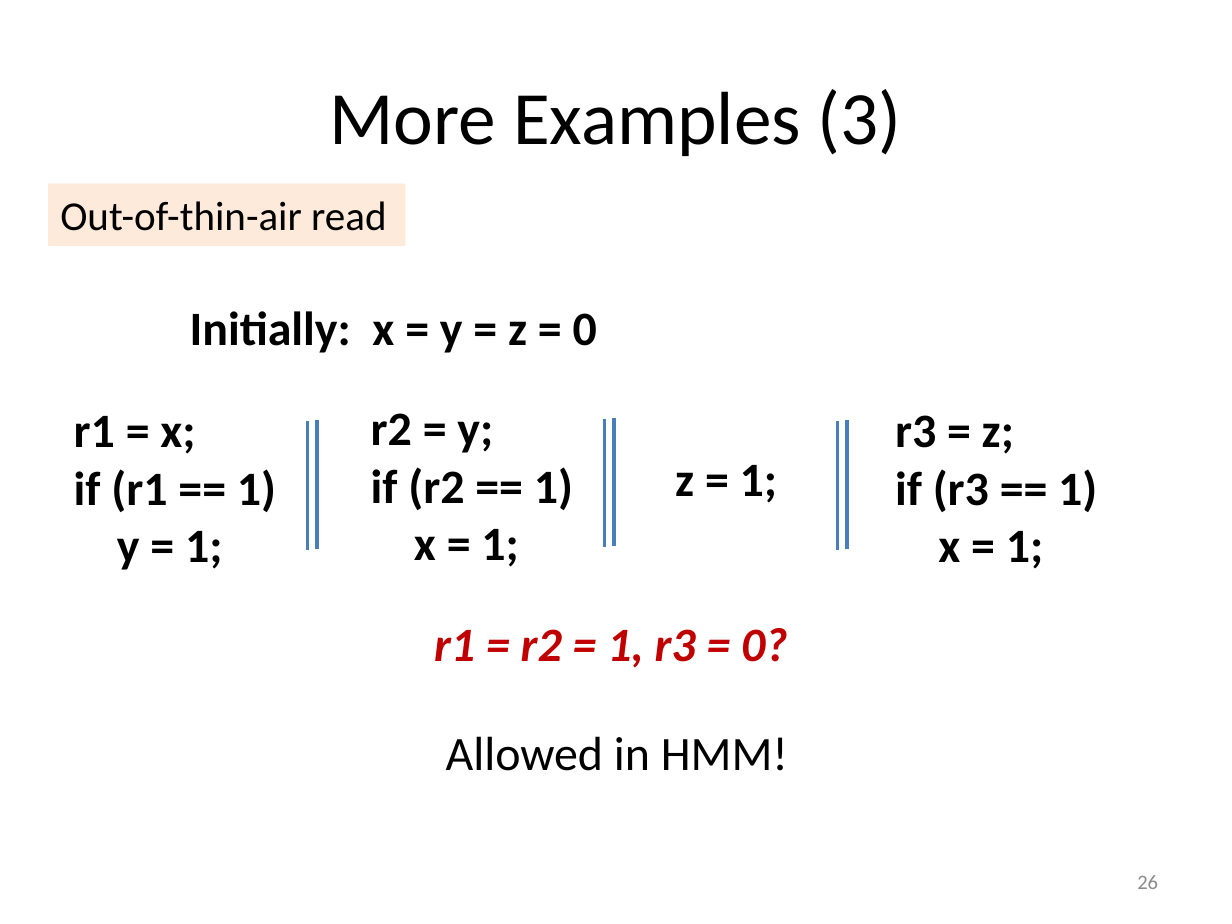
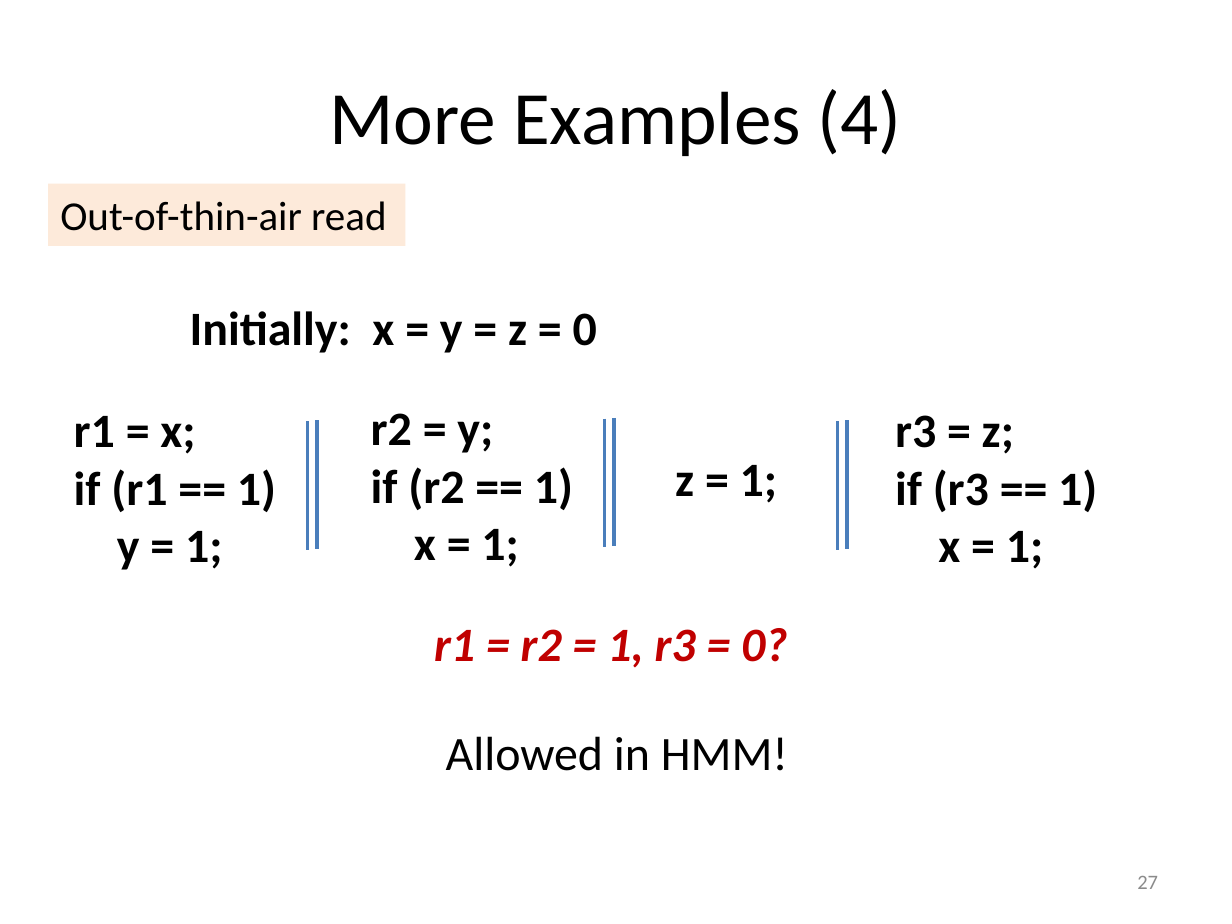
Before and after one commit to hongjin-liang/hongjin-liang.github.io, a slide deck: slide 27 of teaching/concurrency/02_JMM.pptx (slide 26 before the commit). Drawn at 1232x924 pixels with LibreOffice and Linux fonts; fonts in the diff are those of the drawing. Boxes give left, top, right and bottom in pixels: in the first picture for what was removed or moved away, otherwise in the second. Text is boxed around its words. In the diff, an @@ line names an element or a change of style, - is before the commit and + after.

```diff
--- a/teaching/concurrency/02_JMM.pptx
+++ b/teaching/concurrency/02_JMM.pptx
@@ title at bbox=[329, 89, 902, 156]: text changed @@
-More Examples (3)
+More Examples (4)
@@ page number at bbox=[1137, 876, 1158, 889]: text changed @@
-26
+27
```
Also in this commit, not shown: 8 other slides changed, 1 slide added, 3 other files.
